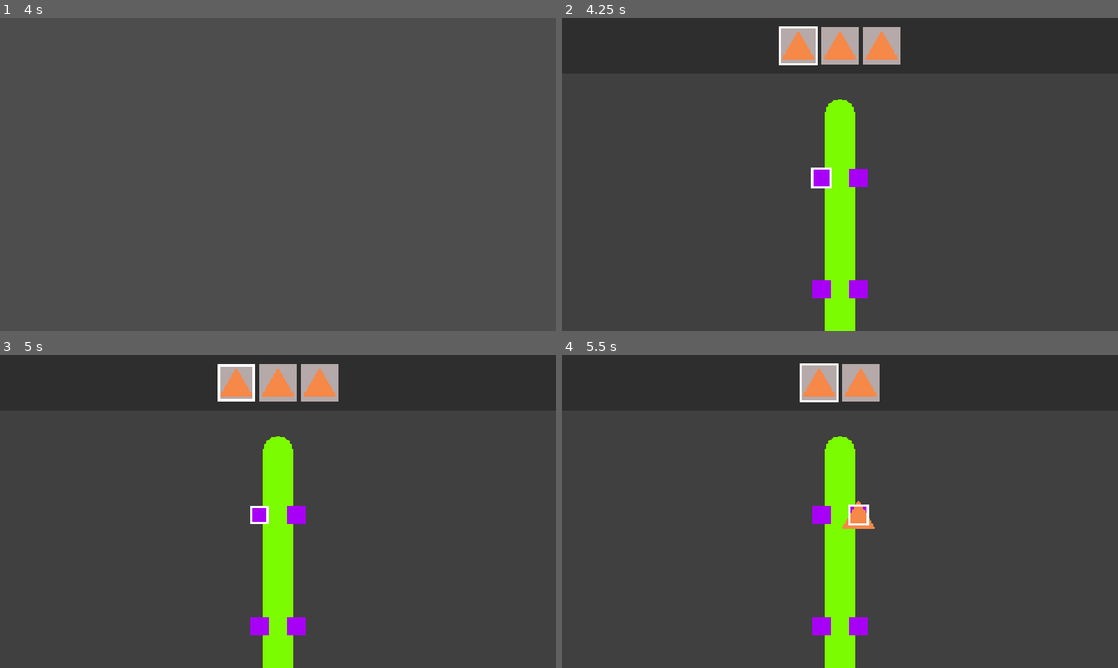
Above: before the commit, frames 1-4 (two rows, left to right).
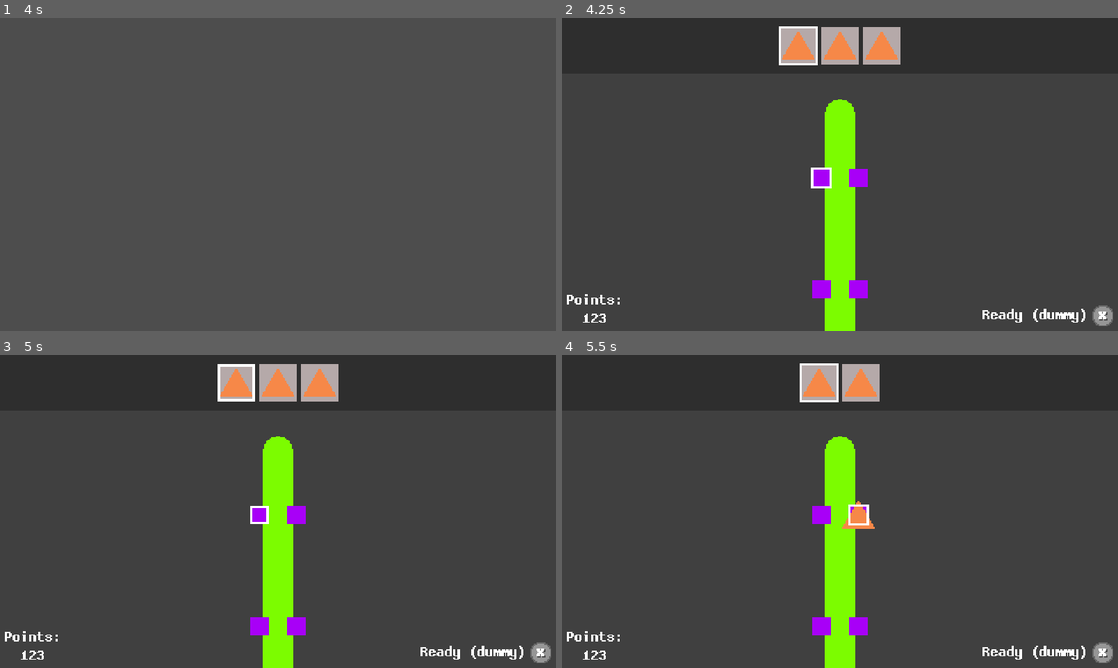
Above: after the commit, the same moments.

Repository: LelekDEV/snakez
Game: Godot game, scene res://scenes/root/main.tscn
Same seed, same stepped clock (60 frames per second), same inputs: the game is played once before the commit and once after it.
Inputs (mouse positions are in pixels of both pictures, inside the frame that each line leads up to):
- Up to frame 1 (4 s): tap Enter at 0.5, 2, 3.5 s; move the mouse to (400, 158) at 0.52 s; hold Right mouse button (mouse_ready) 0.53-1.28 s; click (400, 158) at 0.67 s; tap Space at 1.25, 2.75 s; move the mouse to (166, 190) at 1.27 s; click (166, 190) at 1.35 s; right-click (166, 190) at 1.55 s; move the mouse to (333, 105) at 2.02 s; hold Right mouse button (mouse_ready) 2.03-2.78 s; click (333, 105) at 2.17 s; move the mouse to (250, 237) at 2.77 s; tap S (scroll_down) at 2.85 s; click (250, 237) at 2.92 s; right-click (250, 237) at 3.05 s; move the mouse to (444, 221) at 3.52 s; hold Right mouse button (mouse_ready) from 3.53 s (still down); tap A (scroll_left) at 3.6 s; click (444, 221) at 3.67 s
- Up to frame 2 (4.25 s): keep holding Right mouse button (mouse_ready); tap F1 (add_dummy_player) at 4.15 s
- Up to frame 3 (5 s): move the mouse to (111, 464) at 4.27 s; release Right mouse button (mouse_ready) at 4.28 s; tap D (scroll_right) at 4.35 s; click (111, 464) at 4.42 s; right-click (111, 464) at 4.55 s; tap F11 (toggle_fullscreen, bound only after the commit) at 4.9 s
- Up to frame 4 (5.5 s): move the mouse to (867, 511) at 5.02 s; hold Right mouse button (mouse_ready) from 5.03 s (still down); tap W (scroll_up) at 5.1 s; click (867, 511) at 5.17 s

Frame 1 is identical in both runs. In frame 2, 0.6% of the frame differs, in the area x 0-100%, y 88-99%; in frame 3, 0.6%; in frame 4, 0.6%.

Commit message:
game loop, UI changes

Diff:
--- a/project.godot
+++ b/project.godot
@@ -19,6 +19,7 @@
 
 Global="*uid://bbxybfpp1myqi"
 SignalBus="*uid://cp36ywwiousqt"
+Fullscreen="*uid://bq5xonua2stwg"
 
 [debug]
 
@@ -101,6 +102,16 @@
 "events": [Object(InputEventKey,"resource_local_to_scene":false,"resource_name":"","device":-1,"window_id":0,"alt_press …(195 unchanged characters)…
 ]
 }
+toggle_fullscreen={
+"deadzone": 0.2,
+"events": [Object(InputEventKey,"resource_local_to_scene":false,"resource_name":"","device":-1,"window_id":0,"alt_pressed":false,"shift_pressed":false,"ctrl_pressed":false,"meta_pressed":false,"pressed":false,"keycode":0,"physical_keycode":4194342,"key_label":0,"unicode":0,"location":0,"echo":false,"script":null)
+]
+}
+exit={
+"deadzone": 0.2,
+"events": [Object(InputEventKey,"resource_local_to_scene":false,"resource_name":"","device":-1,"window_id":0,"alt_pressed":false,"shift_pressed":false,"ctrl_pressed":false,"meta_pressed":false,"pressed":false,"keycode":0,"physical_keycode":4194305,"key_label":0,"unicode":0,"location":0,"echo":false,"script":null)
+]
+}
 
 [physics]
 
--- /dev/null
+++ b/scenes/hold_input.tscn
@@ -0,0 +1,31 @@
+[gd_scene format=3 uid="uid://bep3j5f4fp1fe"]
+
+[ext_resource type="Script" uid="uid://bahxvgvtyqk83" path="res://scripts/hold_input.gd" id="1_0dmml"]
+[ext_resource type="Script" uid="uid://bh608qv4rvjtr" path="res://scripts/hold_input_fill_draw.gd" id="2_0baap"]
+[ext_resource type="FontFile" uid="uid://d2hdc0m3wxrw3" path="res://fonts/mister_parodius.fnt" id="2_emu5v"]
+
+[node name="HoldInput" type="Control" unique_id=1905347533]
+clip_children = 2
+custom_minimum_size = Vector2(18, 18)
+layout_mode = 3
+anchors_preset = 0
+offset_right = 16.0
+offset_bottom = 16.0
+script = ExtResource("1_0dmml")
+
+[node name="FillDraw" type="Node2D" parent="." unique_id=1988670866]
+script = ExtResource("2_0baap")
+
+[node name="Label" type="Label" parent="." unique_id=1863728039]
+layout_mode = 1
+anchors_preset = 15
+anchor_right = 1.0
+anchor_bottom = 1.0
+grow_horizontal = 2
+grow_vertical = 2
+theme_override_colors/font_shadow_color = Color(0, 0, 0, 0.49803922)
+theme_override_fonts/font = ExtResource("2_emu5v")
+theme_override_font_sizes/font_size = 8
+text = "x"
+horizontal_alignment = 1
+vertical_alignment = 1
--- a/scenes/player_container.tscn
+++ b/scenes/player_container.tscn
@@ -3,11 +3,13 @@
 [ext_resource type="Script" uid="uid://b0lnvl8qh21fm" path="res://scripts/player_container.gd" id="1_gv8qy"]
 [ext_resource type="Texture2D" uid="uid://chdfp3u1hk2cp" path="res://graphics/snake.png" id="2_ldo80"]
 [ext_resource type="PackedScene" uid="uid://cwwcpia4gbicv" path="res://scenes/handle.tscn" id="3_a36gw"]
+[ext_resource type="FontFile" uid="uid://bmvk2xk75ofiy" path="res://fonts/dylex_7x13b.fnt" id="5_4hg65"]
+[ext_resource type="PackedScene" uid="uid://bep3j5f4fp1fe" path="res://scenes/hold_input.tscn" id="5_a36gw"]
 
 [node name="PlayerContainer" type="ColorRect" unique_id=983907694]
 clip_contents = true
 offset_right = 120.0
-offset_bottom = 360.0
+offset_bottom = 270.0
 size_flags_horizontal = 3
 mouse_filter = 2
 color = Color(0.25, 0.25, 0.25, 1)
@@ -23,7 +25,7 @@
 grow_horizontal = 2
 grow_vertical = 2
 offset_transform_enabled = true
-offset_transform_position = Vector2(0, 70)
+offset_transform_position = Vector2(0, 115)
 offset_transform_visual_only = false
 
 [node name="SnakeSprite" type="Sprite2D" parent="SnakeRoot" unique_id=1420189198]
@@ -81,3 +83,48 @@
 grow_vertical = 2
 offset_transform_enabled = true
 alignment = 1
+
+[node name="MarginContainer" type="MarginContainer" parent="." unique_id=1331622790]
+layout_mode = 1
+anchors_preset = 15
+anchor_right = 1.0
+anchor_bottom = 1.0
+grow_horizontal = 2
+grow_vertical = 2
+mouse_filter = 2
+theme_override_constants/margin_left = 4
+theme_override_constants/margin_top = 4
+theme_override_constants/margin_right = 4
+theme_override_constants/margin_bottom = 4
+
+[node name="MedalContainer" type="HBoxContainer" parent="MarginContainer" unique_id=1821424783]
+layout_mode = 2
+size_flags_horizontal = 0
+size_flags_vertical = 8
+
+[node name="Label" type="Label" parent="MarginContainer/MedalContainer" unique_id=1099670954]
+layout_mode = 2
+size_flags_vertical = 1
+theme_override_fonts/font = ExtResource("5_4hg65")
+theme_override_font_sizes/font_size = 13
+text = "Points:
+123"
+horizontal_alignment = 1
+vertical_alignment = 1
+
+[node name="ReadyContainer" type="HBoxContainer" parent="MarginContainer" unique_id=1760548606]
+layout_mode = 2
+size_flags_horizontal = 8
+size_flags_vertical = 8
+
+[node name="Label" type="Label" parent="MarginContainer/ReadyContainer" unique_id=1627324100]
+layout_mode = 2
+size_flags_vertical = 1
+theme_override_fonts/font = ExtResource("5_4hg65")
+theme_override_font_sizes/font_size = 13
+text = "Not ready"
+horizontal_alignment = 1
+vertical_alignment = 1
+
+[node name="HoldInput" parent="MarginContainer/ReadyContainer" unique_id=1905347533 instance=ExtResource("5_a36gw")]
+layout_mode = 2
--- a/scenes/root/gear_select.tscn
+++ b/scenes/root/gear_select.tscn
@@ -11,7 +11,7 @@
 anchor_right = 1.0
 anchor_bottom = 1.0
 offset_right = 480.0
-offset_bottom = 360.0
+offset_bottom = 270.0
 grow_horizontal = 2
 grow_vertical = 2
 
--- a/scripts/gear_select.gd
+++ b/scripts/gear_select.gd
@@ -3,6 +3,8 @@
 @onready var player_containers: Array[PlayerContainer]
 
 func _ready() -> void:
+	SignalBus.end_game.connect(game_ended)
+
 	for player_container: PlayerContainer in $MainContainer.get_children():
 		player_container.became_ready.connect(check_ready)
 		player_containers.append(player_container)
@@ -29,10 +31,13 @@
 
 func game_ended() -> void:
 	for container in player_containers:
+		if not container.visible:
+			continue
+
 		if container.id == Global.InputMode.DUMMY:
 			continue
 
-		container.is_ready = false
+		container.toggle_ready()
 
 func add_player(input_id: int) -> void:
 	if input_id in Global.player_input_modes:
@@ -44,7 +49,6 @@
 	var player_container: PlayerContainer = player_containers[player_id]
 
 	player_container.order = player_id
-	if input_id == Global.InputMode.DUMMY: player_container.is_ready = true
 	player_container.move_to_front()
 
 	player_container.setup(input_id)
--- /dev/null
+++ b/scripts/global/fullscreen.gd
@@ -0,0 +1,20 @@
+extends Node
+
+var fullscreen_enabled: bool = false
+
+func _ready() -> void:
+	process_mode = Node.PROCESS_MODE_ALWAYS
+
+func _process(_delta: float) -> void:
+	if Input.is_action_just_pressed("toggle_fullscreen"):
+		fullscreen_enabled = not fullscreen_enabled
+
+		if fullscreen_enabled:
+			DisplayServer.window_set_mode(DisplayServer.WINDOW_MODE_FULLSCREEN)
+		else:
+			DisplayServer.window_set_mode(DisplayServer.WINDOW_MODE_WINDOWED)
+
+		#SignalBus.fullscreen_toggled.emit()
+
+	if Input.is_action_just_pressed("exit"):
+		get_tree().quit()
--- /dev/null
+++ b/scripts/hold_input.gd
@@ -0,0 +1,30 @@
+extends Control
+class_name HoldInput
+
+@onready var fill_draw: Node2D = $FillDraw
+
+var progress: float = 0
+var input_mode: Global.InputMode
+var just_filled: bool = false
+
+signal filled
+
+func _draw() -> void:
+	draw_circle(Vector2(9, 9), 9.5, Color("#676767"))
+
+func _process(delta: float) -> void:
+	if input_mode == Global.InputMode.MOUSE:
+		if Input.is_action_pressed("mouse_ready") and not just_filled:
+			progress += delta
+			if progress >= 1:
+				filled.emit()
+				just_filled = true
+				progress = 0
+		else:
+			progress = 0
+
+		if Input.is_action_just_released("mouse_ready"):
+			just_filled = false
+
+	fill_draw.progress = progress
+	fill_draw.queue_redraw()
--- /dev/null
+++ b/scripts/hold_input_fill_draw.gd
@@ -0,0 +1,13 @@
+extends Node2D
+
+var progress: float = 0
+const STEPS: int = 60
+
+func _draw() -> void:
+	for i in range(0, STEPS * progress):
+		var angle: float = i / float(STEPS) * TAU - PI / 2
+		# rather inefficient, but who gives a
+		draw_line(Vector2(8, 9), Vector2(8 + cos(angle) * 9, 9 + sin(angle) * 9), Color("#FFFFFF"), 1)
+		draw_line(Vector2(10, 9), Vector2(10 + cos(angle) * 9, 9 + sin(angle) * 9), Color("#FFFFFF"), 1)
+
+	draw_circle(Vector2(9, 9), 8, Color("#969696"))
--- a/scripts/player_container.gd
+++ b/scripts/player_container.gd
@@ -9,6 +9,13 @@
 @onready var item_container: HBoxContainer = $ColorRect/ItemContainer
 @onready var handles: Array[DisplayHandle] = []
 
+@onready var hold_inputs: Dictionary[StringName, HoldInput] = {
+	"ready": $MarginContainer/ReadyContainer/HoldInput
+}
+@onready var labels: Dictionary[StringName, Label] = {
+	"ready": $MarginContainer/ReadyContainer/Label
+}
+
 var selected_item: int = 0
 var selected_handle: int = 0
 
@@ -22,10 +29,19 @@
 	for handle in handles:
 		handle.clicked.connect(handle_clicked.bind(handle))
 
-func setup(new_id: int) -> void:
+	hold_inputs.ready.filled.connect(toggle_ready)
+
+func setup(new_id: Global.InputMode) -> void:
 	id = new_id
 	visible = true
 	process_mode = Node.PROCESS_MODE_INHERIT
+
+	for hold_input in hold_inputs.values():
+		hold_input.input_mode = new_id
+
+	if new_id == Global.InputMode.DUMMY:
+		is_ready = true
+		labels.ready.text = "Ready (dummy)"
 
 	Global.player_items[id] = []
 	for i in range(3):
@@ -87,6 +103,16 @@
 	elif id <= Global.InputMode.JOY4:
 		joy_process(delta)
 
+# TODO: find a nice and intuitive way for mouse input ui
+func toggle_ready() -> void:
+	is_ready = not is_ready
+
+	if is_ready:
+		labels.ready.text = "Ready"
+		became_ready.emit()
+	else:
+		labels.ready.text = "Not ready"
+
 func handle_clicked(handle: DisplayHandle) -> void:
 	var items: Array[Global.AttachmentItem]
 	for display_item in item_container.get_children():
@@ -111,11 +137,6 @@
 	snake_root.offset_transform_position.y -= scroll_y * delta * 200
 	item_container.offset_transform_position.x -= scroll_x * delta * 100
 
-	# ready (TODO: replace to be a button instead)
-	if Input.is_action_just_pressed("mouse_ready"):
-		is_ready = true#not is_ready
-		if is_ready: became_ready.emit()
-
 func joy_process(delta: float) -> void:
 	var scroll_y: float = Input.get_joy_axis(id, JOY_AXIS_LEFT_Y)
 	if abs(scroll_y) < 0.1: scroll_y = 0
@@ -125,11 +146,6 @@
 	var items: Array[Global.AttachmentItem]
 	for display_item in item_container.get_children():
 		items.append(display_item.item)
-
-	# ready
-	if Global.is_joy_button_just_pressed(id, JOY_BUTTON_X):
-		is_ready = true#not is_ready
-		if is_ready: became_ready.emit()
 
 	# item next
 	if Global.is_joy_button_just_pressed(id, JOY_BUTTON_RIGHT_SHOULDER) and items:
Not shown, added: fonts/dylex_7x13b.fnt
Not shown, added: fonts/dylex_7x13b.fnt.import
Binary file added: fonts/dylex_7x13b.png
Not shown, added: fonts/dylex_7x13b.png.import
Not shown, added: fonts/mister_parodius.fnt
Not shown, added: fonts/mister_parodius.fnt.import
Binary file added: fonts/mister_parodius.png
Not shown, added: fonts/mister_parodius.png.import
Binary file added: graphics/medal.png
Not shown, added: graphics/medal.png.import
Not shown, added: scripts/global/fullscreen.gd.uid
Not shown, added: scripts/hold_input.gd.uid
(and 1 more such lines)
